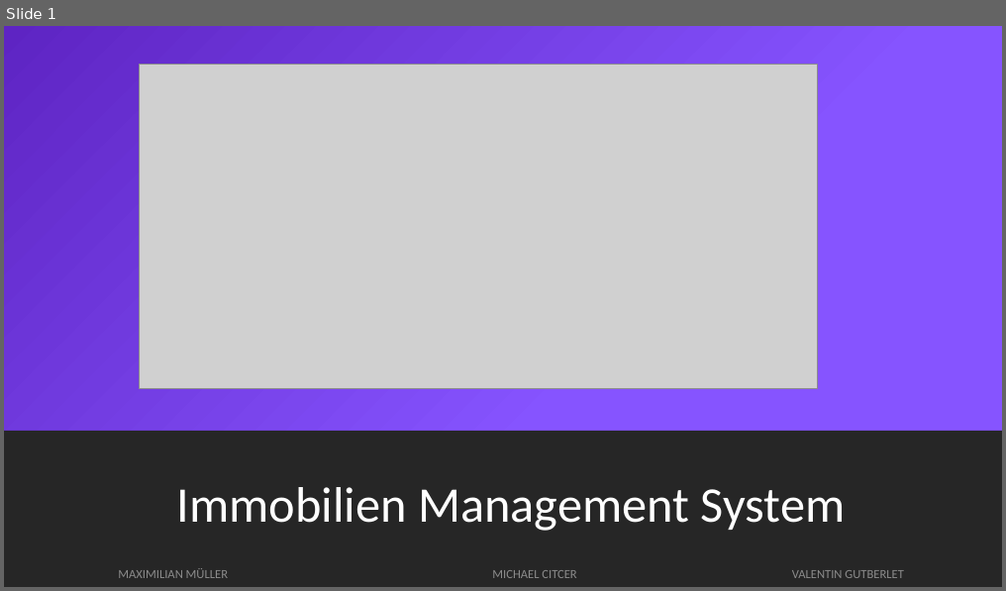
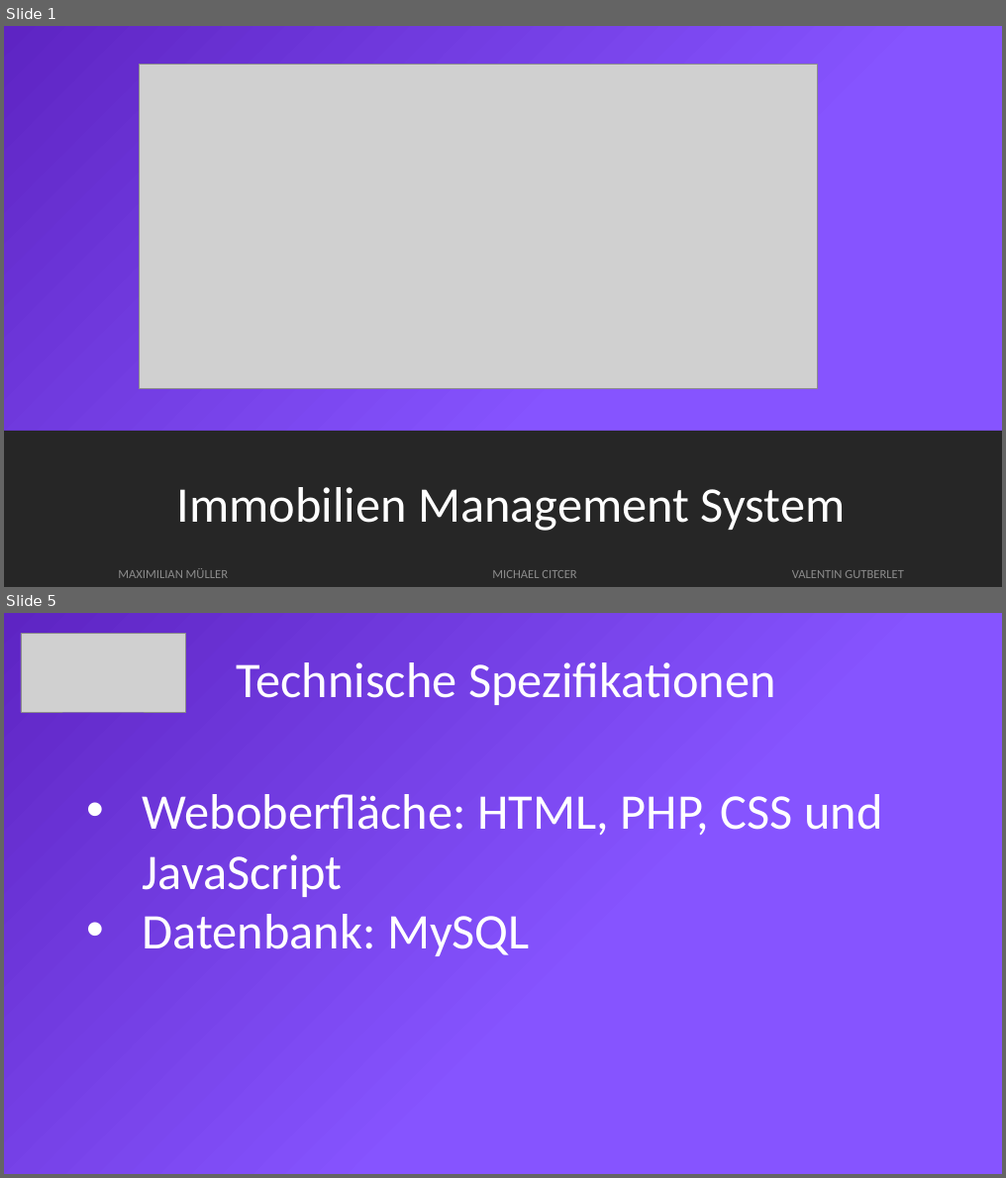
Before and after one commit to mxmueller/immobilien-management-system, a slide deck: docs/Präsentation/PowerPoint-IMS.pptx. Shown one above the other, each under a label of ours: slide 1 before the commit, slides 1 and 5 after it; the slides between them are not shown. The pictures are 1006x591 and 1006x1178 pixels, drawn with LibreOffice and Linux fonts; fonts in the diff are those of the drawing; grey boxes stand for pictures. Boxes give left, top, right and bottom in pixels: in the first picture for what was removed or moved away, otherwise in the second. Text is boxed around its words. In the diff, an @@ line names an element or a change of style, - is before the commit and + after.

```diff
--- a/docs/Präsentation/PowerPoint-IMS.pptx
+++ b/docs/Präsentation/PowerPoint-IMS.pptx
@@ slide 5 added at box(4, 613, 1002, 1174), background gradient #8654FF to #5E24C3 @@
@@ picture added at box(21, 633, 185, 712) @@
@@ text added at box(236, 663, 776, 705), 48 pt, text #FFFFFF @@
+Technische Spezifikationen
@@ text added at box(143, 794, 882, 957), 48 pt, text #FFFFFF @@
+• Weboberfläche: HTML, PHP, CSS und JavaScript
+• Datenbank: MySQL
```
Also in this commit, not shown: 6 other slides added, 1 slide removed.
